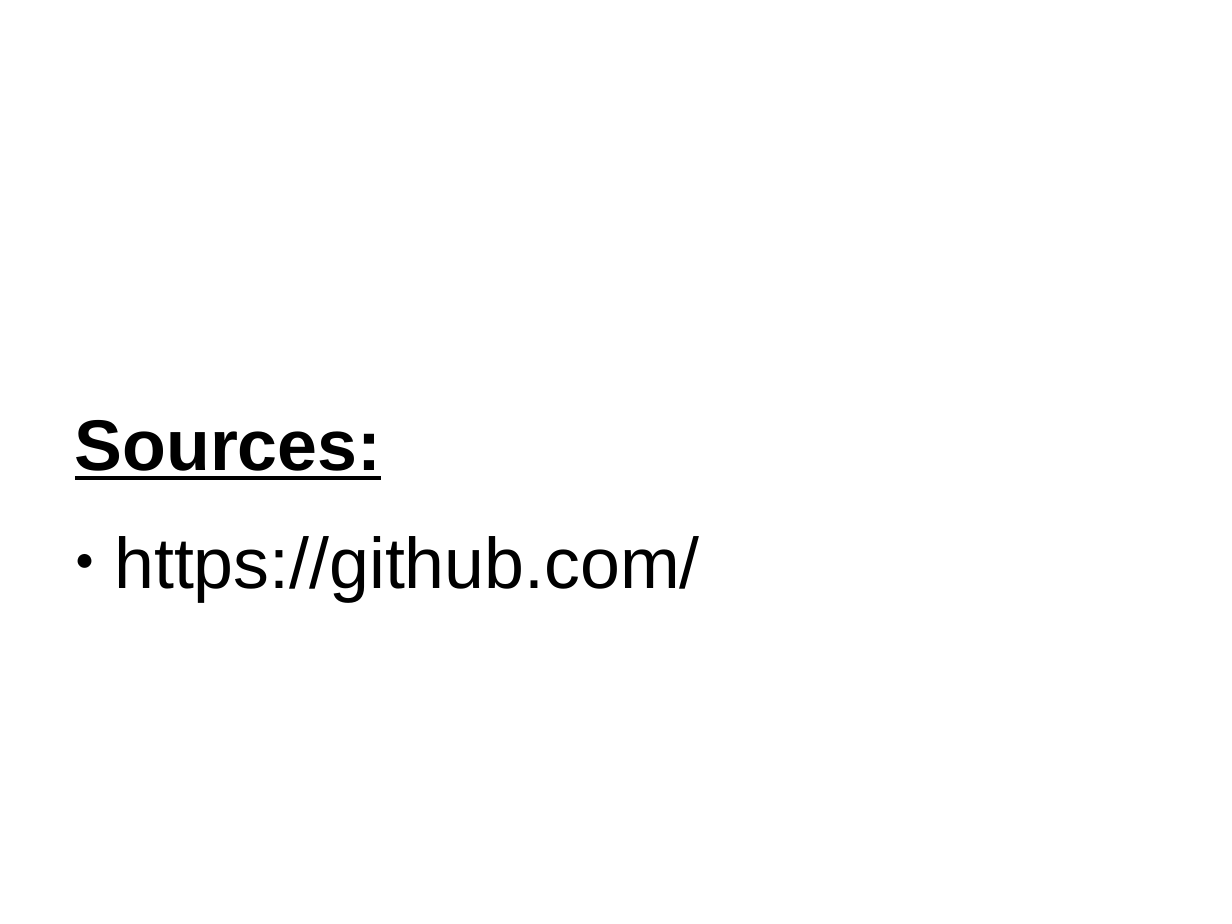
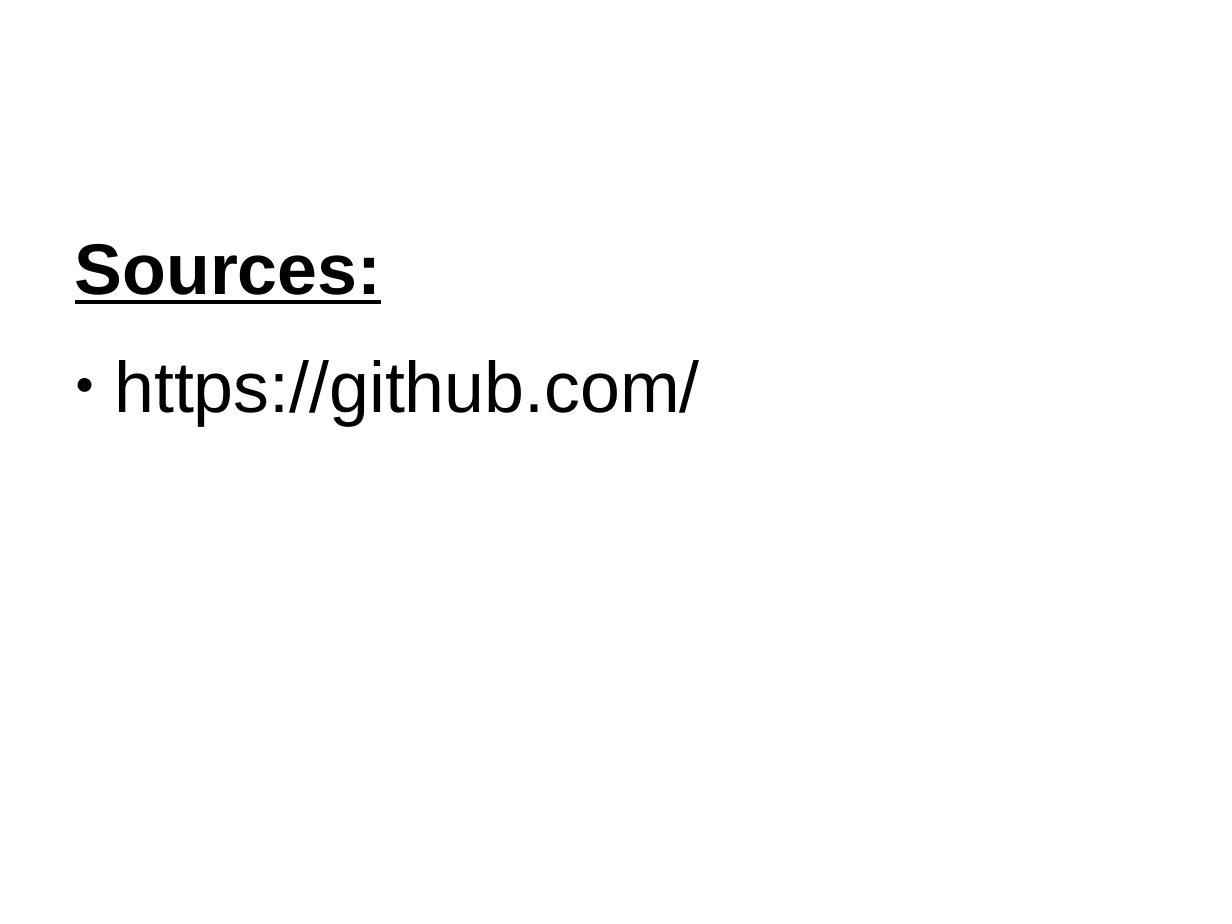
Before and after one commit to SWEDesignProject/SWED, a slide deck: slide 22 of ProjectPresentations/SWE_D SCM/SCM_presentation/SCM_presentation_corrected_spelling.odp. Drawn at 1232x924 pixels with LibreOffice and Linux fonts; fonts in the diff are those of the drawing; background and template pictures are left out. Boxes give left, top, right and bottom in pixels: in the first picture for what was removed or moved away, otherwise in the second. Text is boxed around its words. In the diff, an @@ line names an element or a change of style, - is before the commit and + after.

```diff
--- a/ProjectPresentations/SWE_D SCM/SCM_presentation/SCM_presentation_corrected_spelling.odp
+++ b/ProjectPresentations/SWE_D SCM/SCM_presentation/SCM_presentation_corrected_spelling.odp
@@ text "Sources:": place and size @@
-text "Sources:" at [75,420,699,601]
+text "Sources:" at [75,244,699,425]
```
Also in this commit, not shown: 21 other slides changed, 1 other file.
